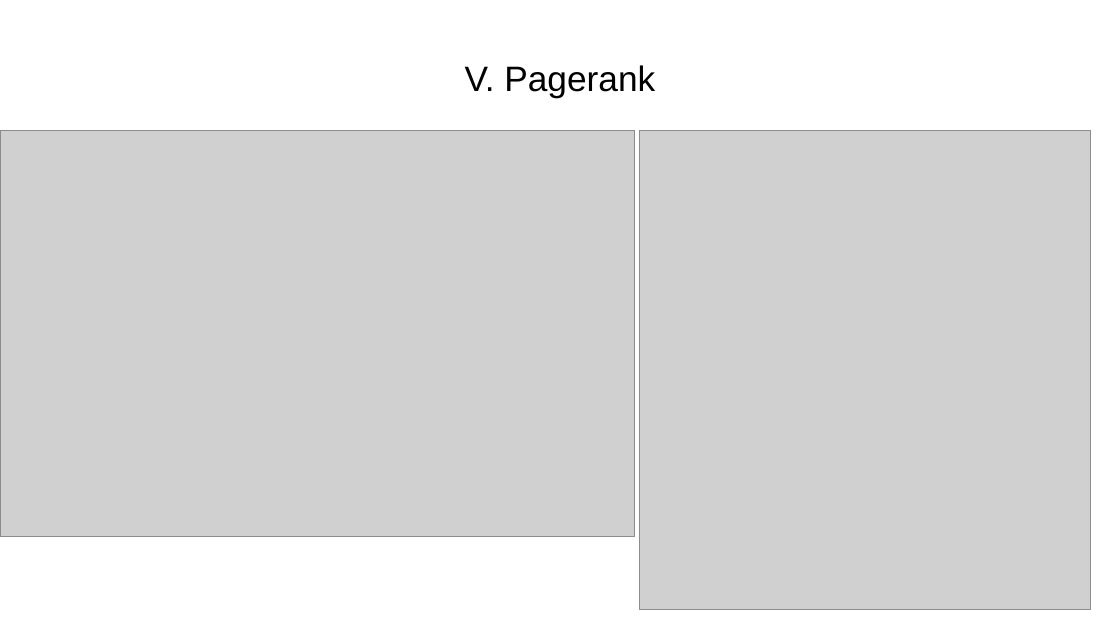
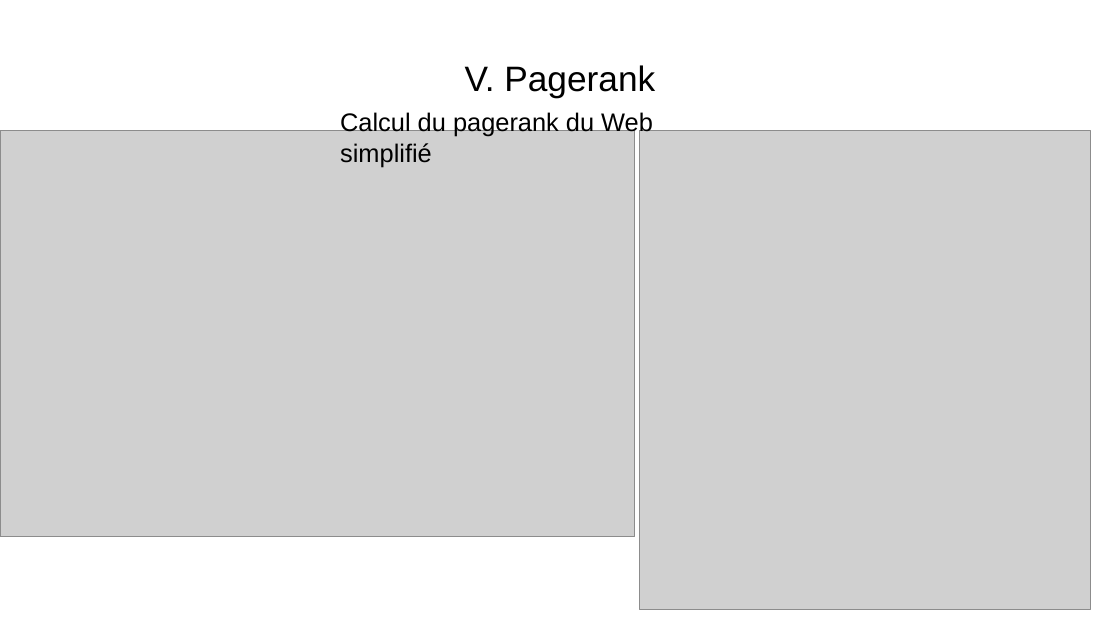
Before and after one commit to WIDEROZ/ESISAR-3A, a slide deck: slide 6 of Mathématiques/Oral/TP2_45 5min.odp. Drawn at 1120x630 pixels with LibreOffice and Linux fonts; fonts in the diff are those of the drawing; grey boxes stand for pictures. Boxes give left, top, right and bottom in pixels: in the first picture for what was removed or moved away, otherwise in the second. Text is boxed around its words. In the diff, an @@ line names an element or a change of style, - is before the commit and + after.

```diff
--- a/Mathématiques/Oral/TP2_45 5min.odp
+++ b/Mathématiques/Oral/TP2_45 5min.odp
@@ text added at <box>340,111,653,167</box>, 18 pt, text #000000 @@
+Calcul du pagerank du Web simplifié
```
Also in this commit, not shown: 3 other slides changed, 1 slide added, 1 slide removed, 2 other files.
